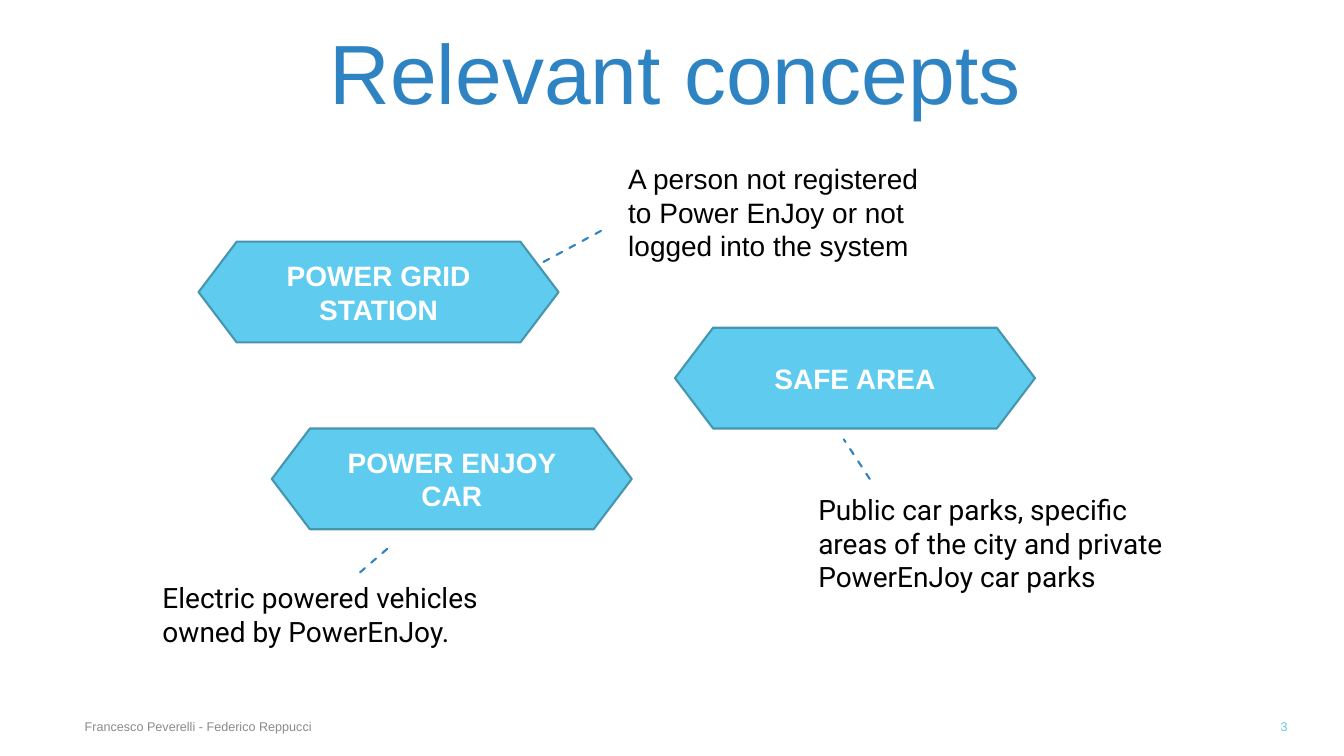
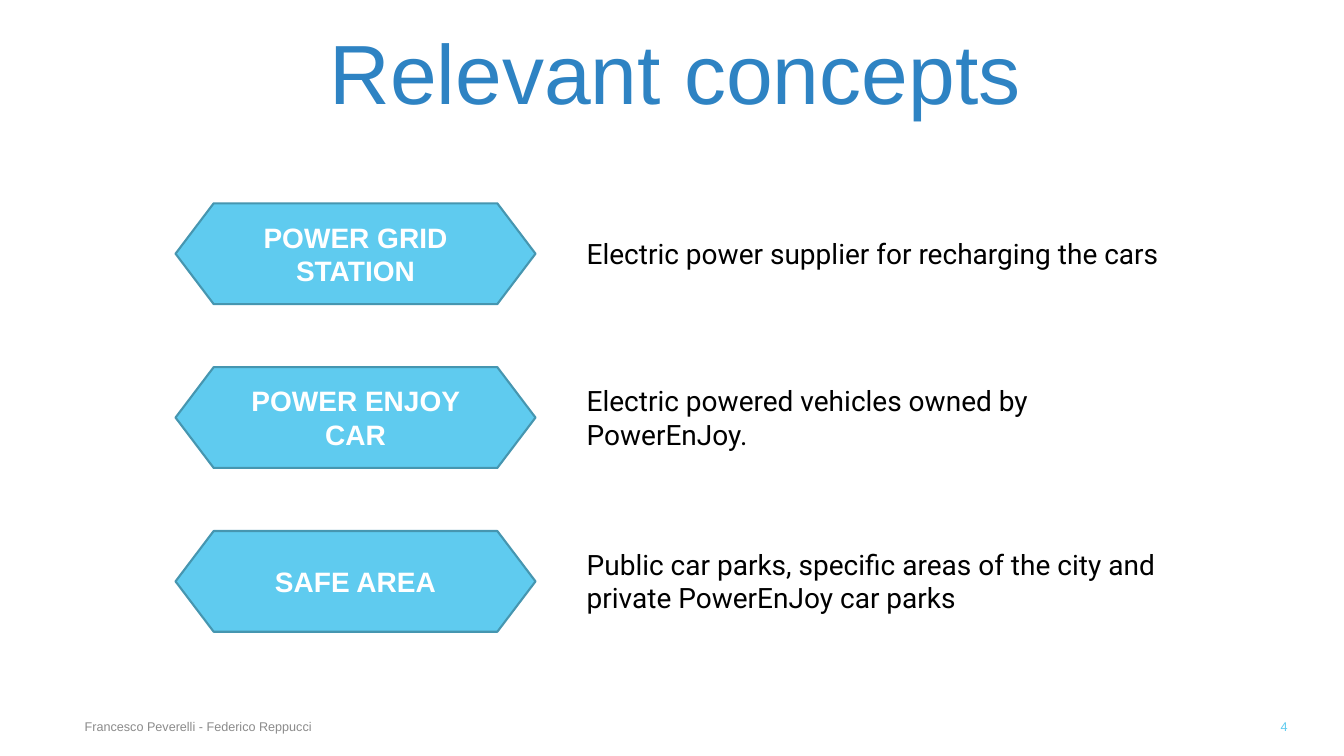
Before and after one commit to FedericoReppucci/ingsoft2, a slide deck: slide 4 of presentation/Final Presentazion/Final Presentation.pptx (slide 3 before the commit). Drawn at 1344x756 pixels with LibreOffice and Linux fonts; fonts in the diff are those of the drawing. Boxes give left, top, right and bottom in pixels: in the first picture for what was removed or moved away, otherwise in the second. Text is boxed around its words. In the diff, an @@ line names an element or a change of style, - is before the commit and + after.

Commit message:
Presentation

```diff
--- a/presentation/Final Presentazion/Final Presentation.pptx
+++ b/presentation/Final Presentazion/Final Presentation.pptx
@@ hexagon "POWER GRID STATION": place and size @@
-hexagon "POWER GRID STATION" at (199,242,559,343)
+hexagon "POWER GRID STATION" at (175,204,535,304)
@@ line removed from (543, 262) to (605, 229) @@
@@ text at (587,242,1158,270): text changed; font Arial to Roboto @@
-A person not registered to Power EnJoy or not logged into the system
+Electric power supplier for recharging the cars
@@ hexagon "POWER ENJOY CAR": place and size @@
-hexagon "POWER ENJOY CAR" at (272,429,632,529)
+hexagon "POWER ENJOY CAR" at (175,367,535,468)
@@ text "Electric powered vehicles owned by ..." rewrapped from (162,587,477,648) to (587,390,1028,451) @@
@@ line removed from (870, 479) to (844, 440) @@
@@ hexagon "SAFE AREA": place and size @@
-hexagon "SAFE AREA" at (676,328,1035,429)
+hexagon "SAFE AREA" at (175,531,535,632)
@@ line removed from (360, 573) to (393, 543) @@
@@ text "Public car parks, specific areas ..." rewrapped from (818,498,1163,593) to (587,553,1155,614) @@
@@ page number at (1281,722,1288,731): text changed @@
-3
+4
```
Also in this commit, not shown: 6 other slides changed, 13 slides added, 9 other files.
